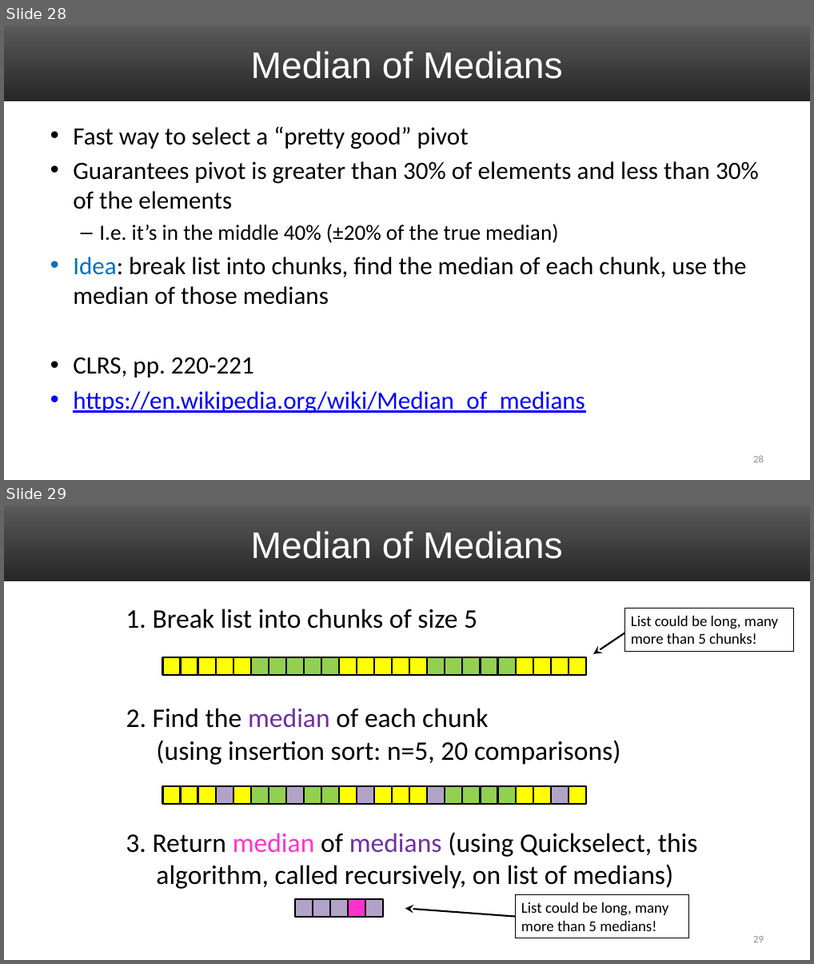
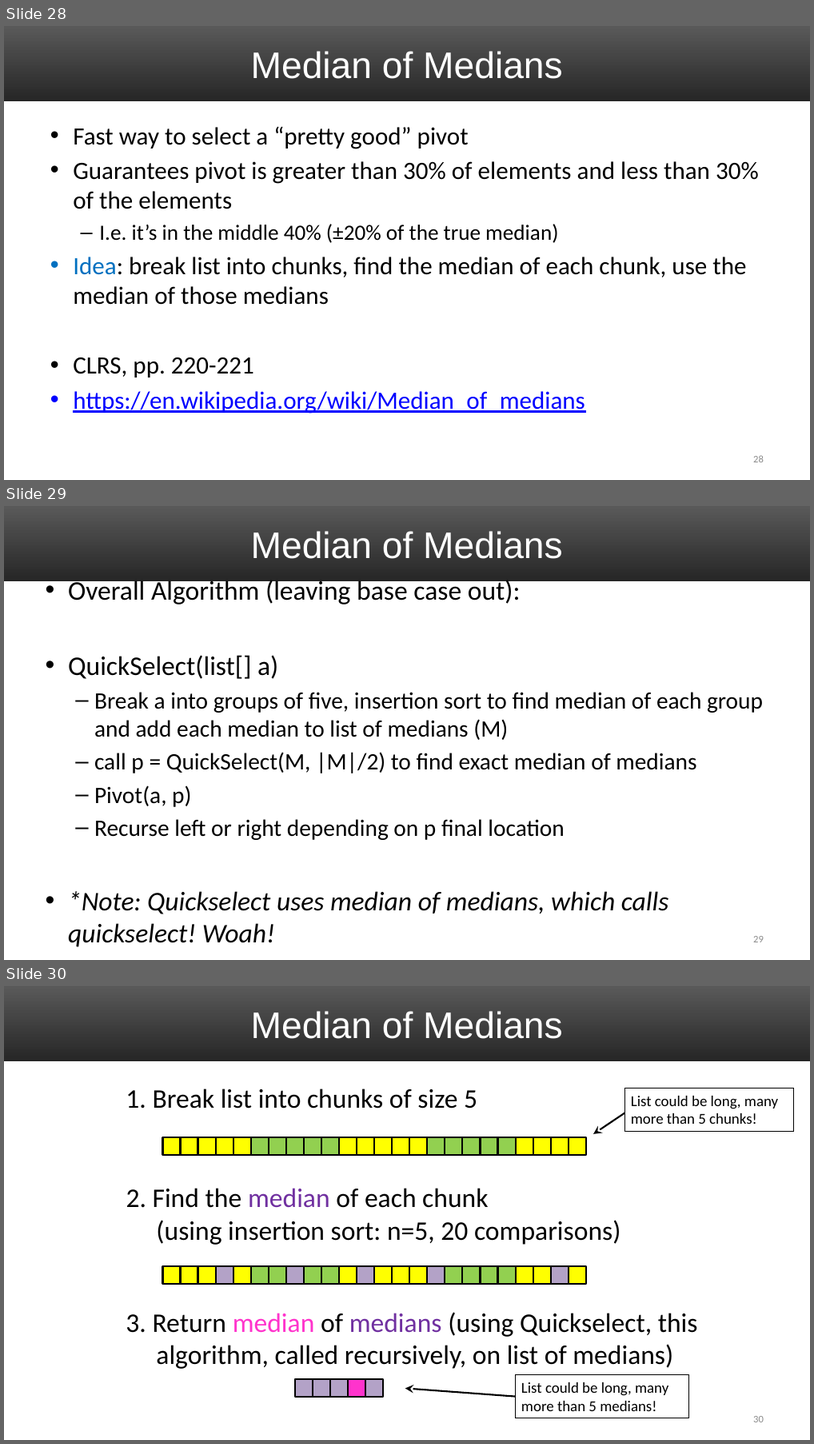
Before and after one commit to uva-cs/cs4102-f21, a slide deck: slides/DivAndCon_Advanced_2.pptx. Shown one above the other, each under a label of ours: slides 28 and 29 before the commit, slides 28, 29 and 30 after it. The pictures are 814x964 and 814x1444 pixels, drawn with LibreOffice and Linux fonts; fonts in the diff are those of the drawing. Boxes give left, top, right and bottom in pixels: in the first picture for what was removed or moved away, otherwise in the second. Text is boxed around its words. In the diff, an @@ line names an element or a change of style, - is before the commit and + after.

Commit message:
small updates to quickselect slides

```diff
--- a/slides/DivAndCon_Advanced_2.pptx
+++ b/slides/DivAndCon_Advanced_2.pptx
@@ slide 29 added at [4,506,810,960], background #FFFFFF; not listed: 1 template element that a slide beside it also shows @@
@@ title added at [251,531,563,559], 44 pt, text #FFFFFF @@
+Median of Medians
@@ text added at [68,577,763,947], 28 pt, text #000000 @@
+• Overall Algorithm (leaving base case out):
+• QuickSelect(list[] a)
+  – Break a into groups of five, insertion sort to find median of each group and add each median to list of medians (M)
+  – call p = QuickSelect(M, |M|/2) to find exact median of medians
+  – Pivot(a, p)
+  – Recurse left or right depending on p final location
+• *Note: Quickselect uses median of medians, which calls quickselect! Woah!
@@ page number added at [754,936,764,942], 12 pt, text #8C8C8C @@
+29
@@ what was slide 29 is now slide 30 @@
@@ page number at [754,1416,764,1422]: text changed @@
-29
+30
```
